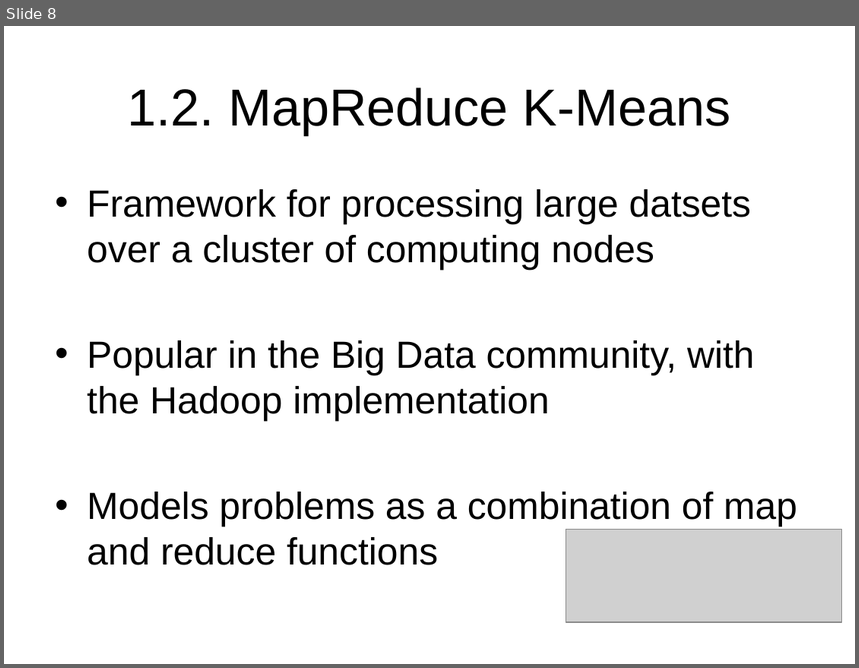
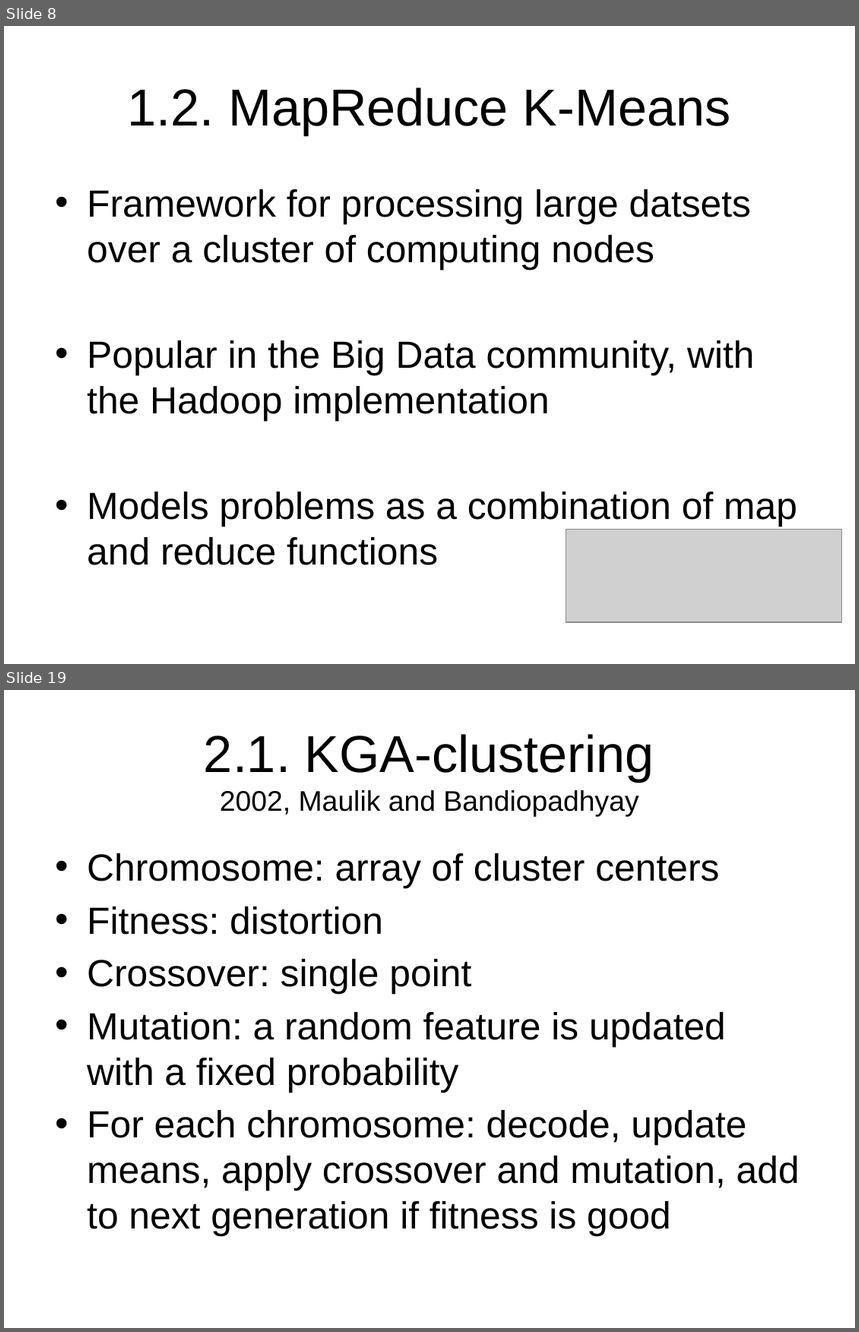
Before and after one commit to StefanSebastian/BeerReviewClustering, a slide deck: referate/amda/r1/presentation/presentation.pptx. Shown one above the other, each under a label of ours: slide 8 before the commit, slides 8 and 19 after it; the slides between them are not shown. The pictures are 859x668 and 859x1332 pixels, drawn with LibreOffice and Linux fonts; fonts in the diff are those of the drawing; grey boxes stand for pictures; background and template pictures are left out. Boxes give left, top, right and bottom in pixels: in the first picture for what was removed or moved away, otherwise in the second. Text is boxed around its words. In the diff, an @@ line names an element or a change of style, - is before the commit and + after.

```diff
--- a/referate/amda/r1/presentation/presentation.pptx
+++ b/referate/amda/r1/presentation/presentation.pptx
@@ slide 19 added at (x1=4, y1=690, x2=855, y2=1328), background picture (left out) @@
@@ title added at (x1=204, y1=734, x2=655, y2=817), 24 pt, text #000000 @@
+2.1. KGA-clustering
+2002, Maulik and Bandiopadhyay
@@ text added at (x1=87, y1=853, x2=800, y2=1236), 32 pt, text #000000 @@
+• Chromosome: array of cluster centers
+• Fitness: distortion
+• Crossover: single point
+• Mutation: a random feature is updated with a fixed probability
+• For each chromosome: decode, update means, apply crossover and mutation, add to next generation if fitness is good
```
Also in this commit, not shown: 2 slides changed, 11 other slides added.
